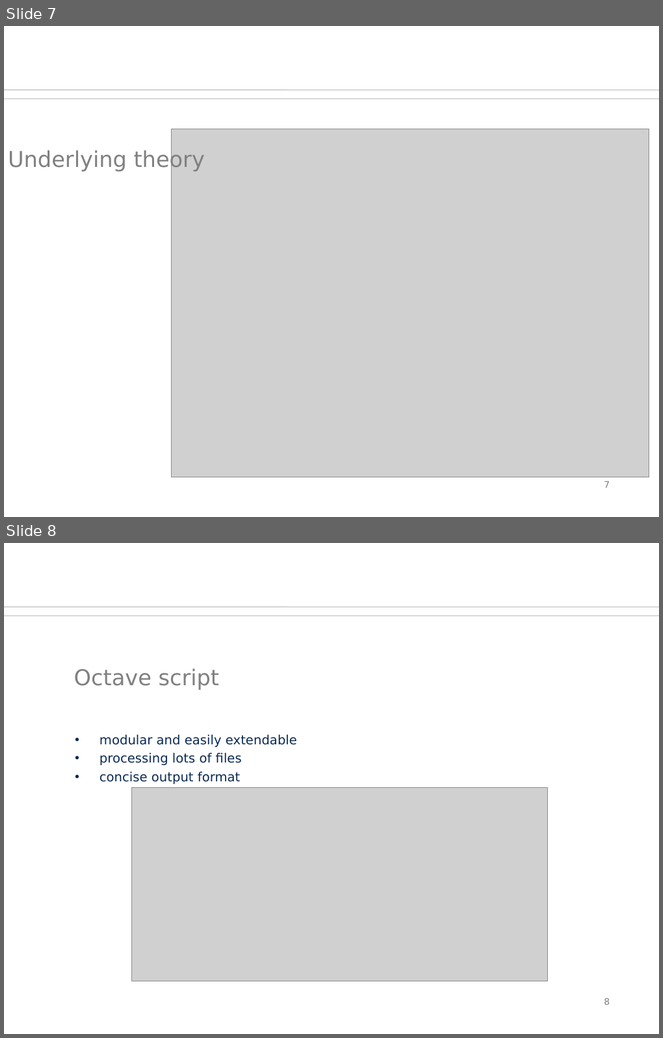
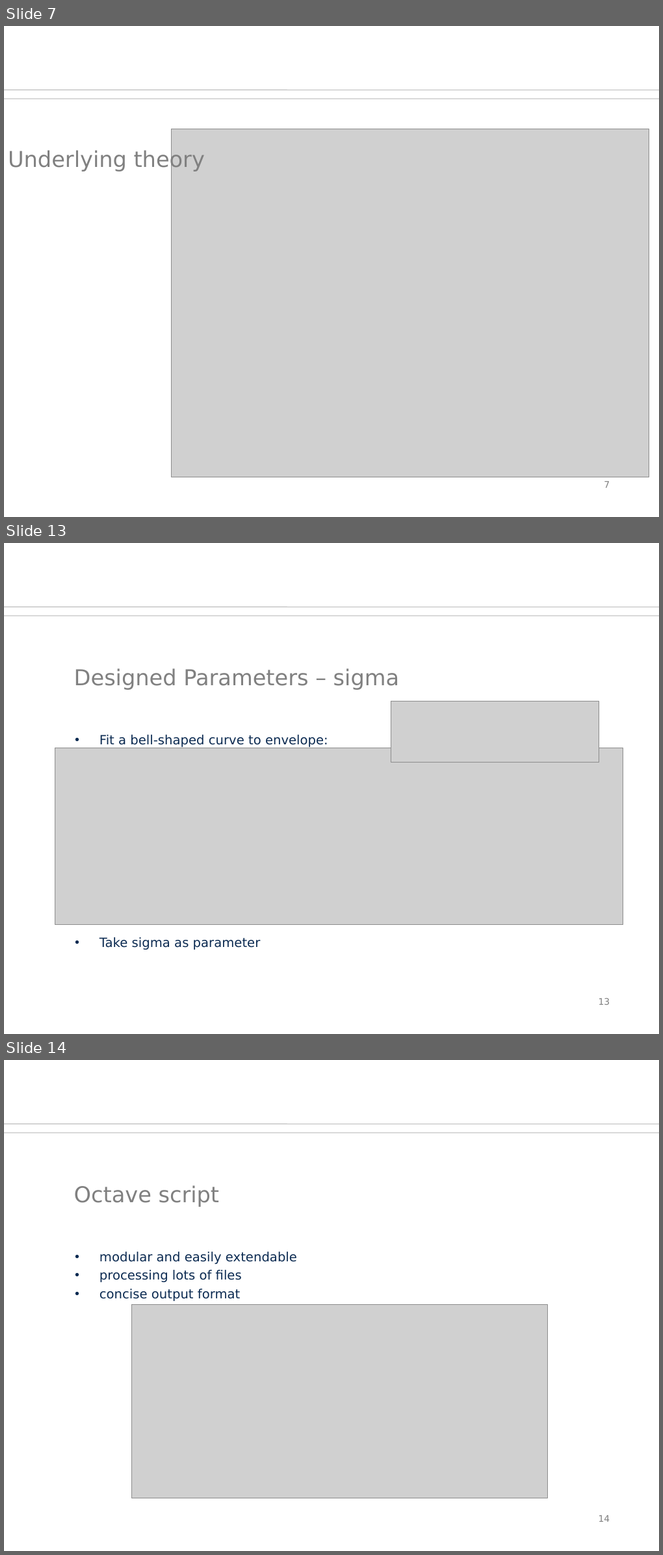
Before and after one commit to orgarten/Hauptseminar, a slide deck: Präsentation/btwf.odp. Shown one above the other, each under a label of ours: slides 7 and 8 before the commit, slides 7, 13 and 14 after it; the slides between them are not shown. The pictures are 663x1038 and 663x1555 pixels, drawn with LibreOffice and Linux fonts; fonts in the diff are those of the drawing; grey boxes stand for pictures; background and template pictures are left out. Boxes give left, top, right and bottom in pixels: in the first picture for what was removed or moved away, otherwise in the second. Text is boxed around its words. In the diff, an @@ line names an element or a change of style, - is before the commit and + after.

Commit message:
Beleg_CD with transformation symbols and Presentation with parameters-section

```diff
--- a/Präsentation/btwf.odp
+++ b/Präsentation/btwf.odp
@@ slide 13 added at bbox=[4, 543, 659, 1034], background #FFFFFF; not listed: 2 template elements that a slide beside it also shows @@
@@ title added at bbox=[74, 668, 399, 690], 24 pt, text #808080 @@
+Designed Parameters – sigma
@@ picture added at bbox=[391, 702, 599, 763] @@
@@ text added at bbox=[100, 735, 328, 950], 14 pt, text #0B2A51 @@
+• Fit a bell-shaped curve to envelope:
+• Take sigma as parameter
@@ picture added at bbox=[55, 748, 623, 925] @@
@@ page number added at bbox=[599, 998, 610, 1005], 10 pt, text #808080 @@
+13
@@ what was slide 8 is now slide 14 @@
@@ page number at bbox=[599, 1516, 610, 1522]: text changed @@
-8
+14
```
Also in this commit, not shown: 5 other slides added, 2 other files.
